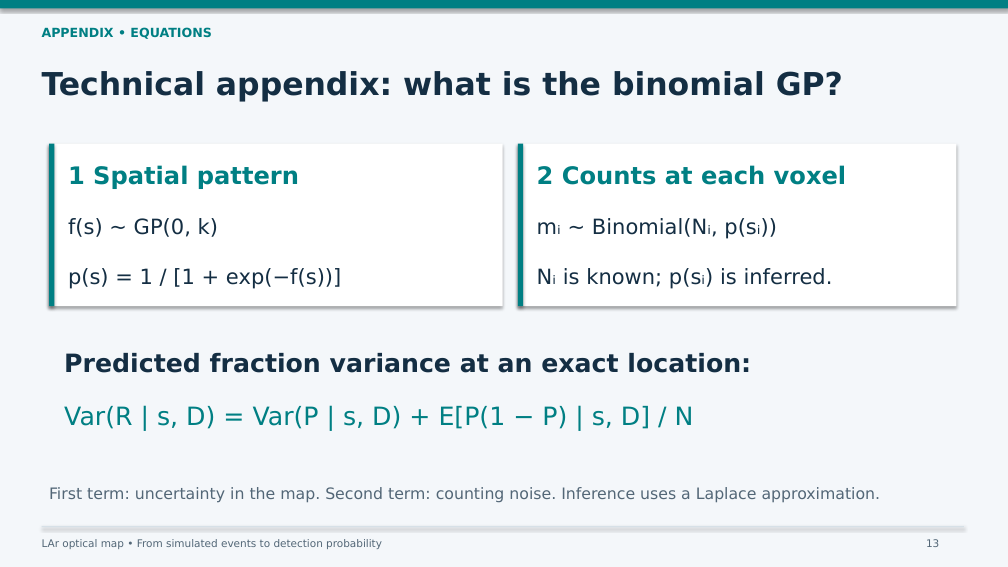
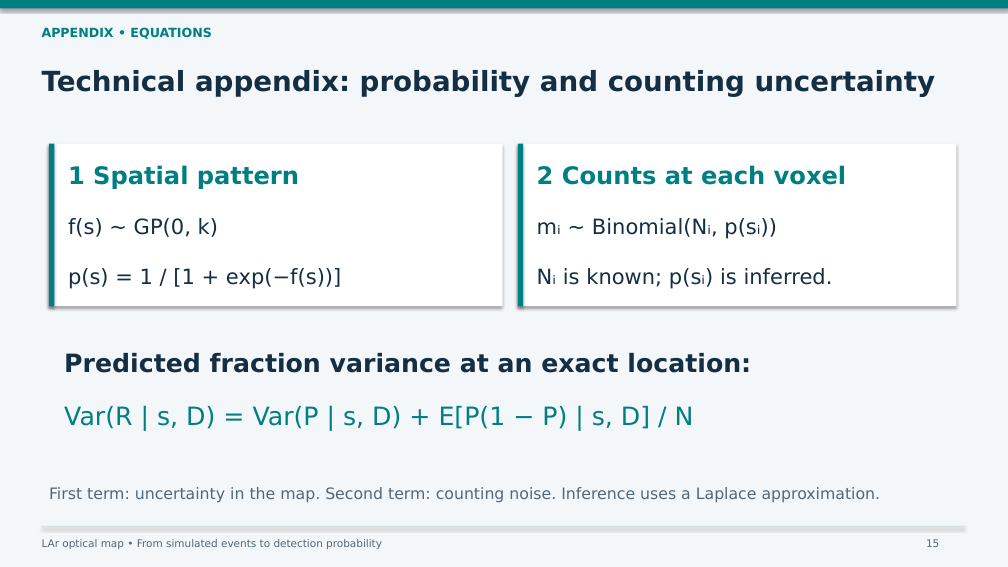
Before and after one commit to annkasch/RESUM_FLEX, a slide deck: slide 15 of presentations/binomial_gp_vs_resum/binomial_gp_vs_resum.pptx (slide 13 before the commit). Drawn at 1008x567 pixels with LibreOffice and Linux fonts; fonts in the diff are those of the drawing. Boxes give left, top, right and bottom in pixels: in the first picture for what was removed or moved away, otherwise in the second. Text is boxed around its words. In the diff, an @@ line names an element or a change of style, - is before the commit and + after.

Commit message:
Add statistical explanations of binomial GP and RESuM to slides

```diff
--- a/presentations/binomial_gp_vs_resum/binomial_gp_vs_resum.pptx
+++ b/presentations/binomial_gp_vs_resum/binomial_gp_vs_resum.pptx
@@ text at box(42, 70, 936, 97): text changed; size 30 to 26.4 pt @@
-Technical appendix: what is the binomial GP?
+Technical appendix: probability and counting uncertainty
@@ text at box(926, 539, 939, 547): text changed @@
-13
+15
```
Also in this commit, not shown: 2 other slides changed, 2 slides added, 2 other files.
